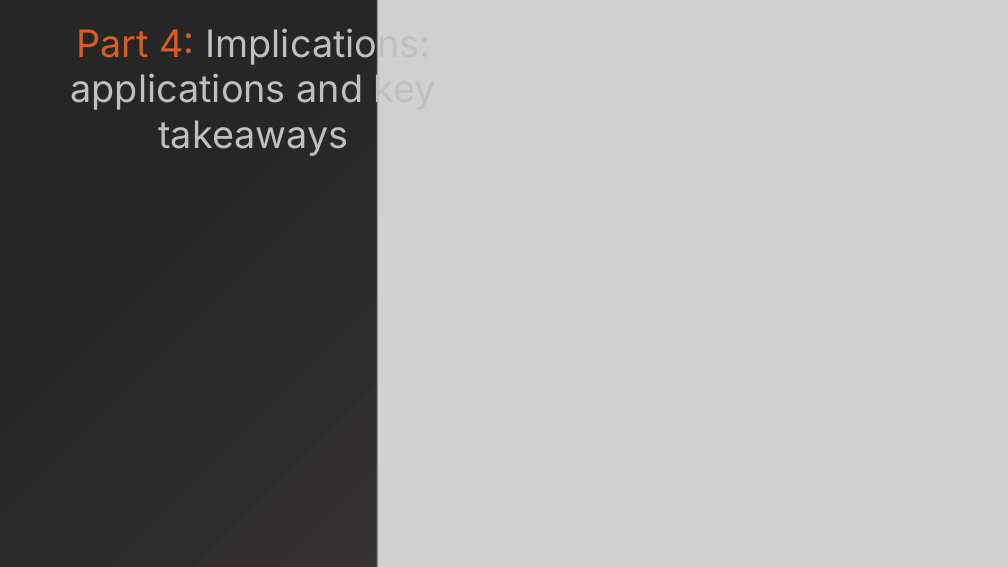
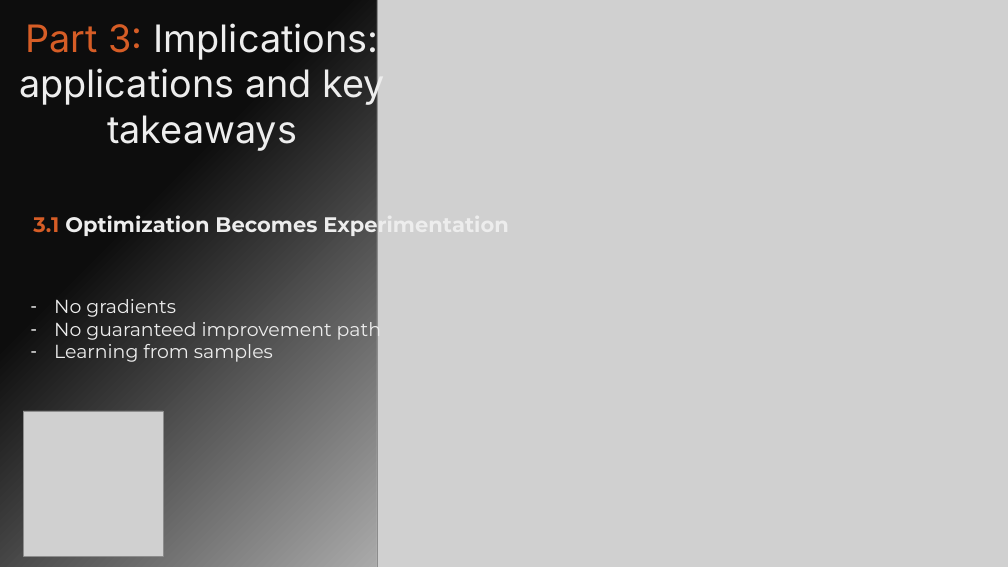
Before and after one commit to MrBonedud/Black-Box-Simulation-Optimization, a slide deck: slide 9 of Operations Research.pptx (slide 6 before the commit). Drawn at 1008x567 pixels with LibreOffice and Linux fonts; fonts in the diff are those of the drawing; grey boxes stand for pictures. Boxes give left, top, right and bottom in pixels: in the first picture for what was removed or moved away, otherwise in the second. Text is boxed around its words. In the diff, an @@ line names an element or a change of style, - is before the commit and + after.

```diff
--- a/Operations Research.pptx
+++ b/Operations Research.pptx
@@ background gradient #3B3838 to #262626 to gradient #FFFFFF to #0D0D0D @@
@@ text "Part 3: Implications:": place and size @@
-text "Part 3: Implications:" at [71,25,436,156]
+text "Part 3: Implications:" at [19,20,384,151]
@@ text at [25,20,378,61]: text changed; text colour #BFBFBF to #EDEDED @@
-Part 4: Implications:
+Part 3: Implications:
@@ text at [19,65,384,151]: text colour #BFBFBF to #EDEDED in "applications and key takeaways" @@
@@ text added at [33,212,508,239], 20 pt, text #EDEDED, bold @@
+3.1 Optimization Becomes Experimentation
@@ text added at [54,299,381,362], 18 pt, text #EDEDED @@
+– No gradients
+– No guaranteed improvement path
+– Learning from samples
@@ picture added at [23,411,163,557] @@
```
Also in this commit, not shown: 6 other slides changed, 9 slides added, 2 other files.
